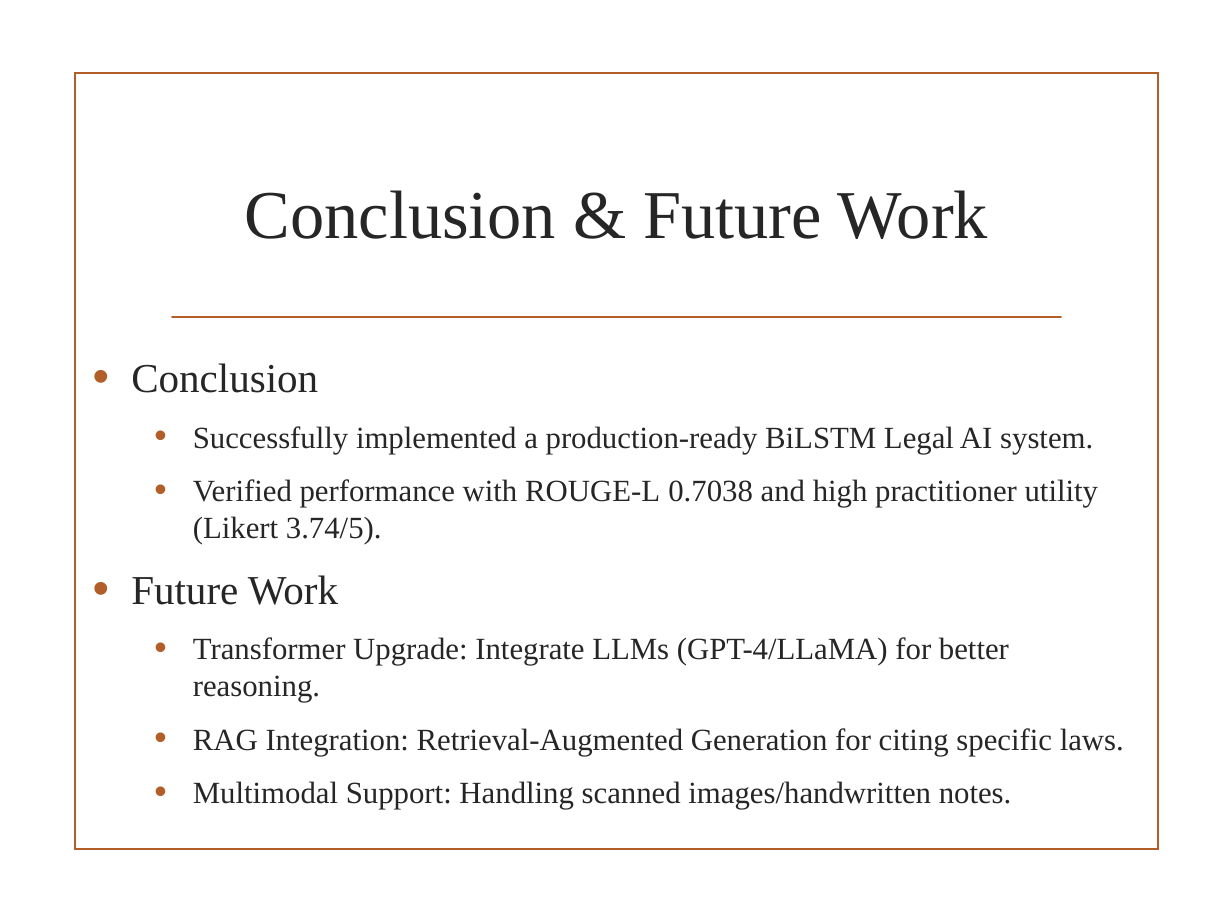
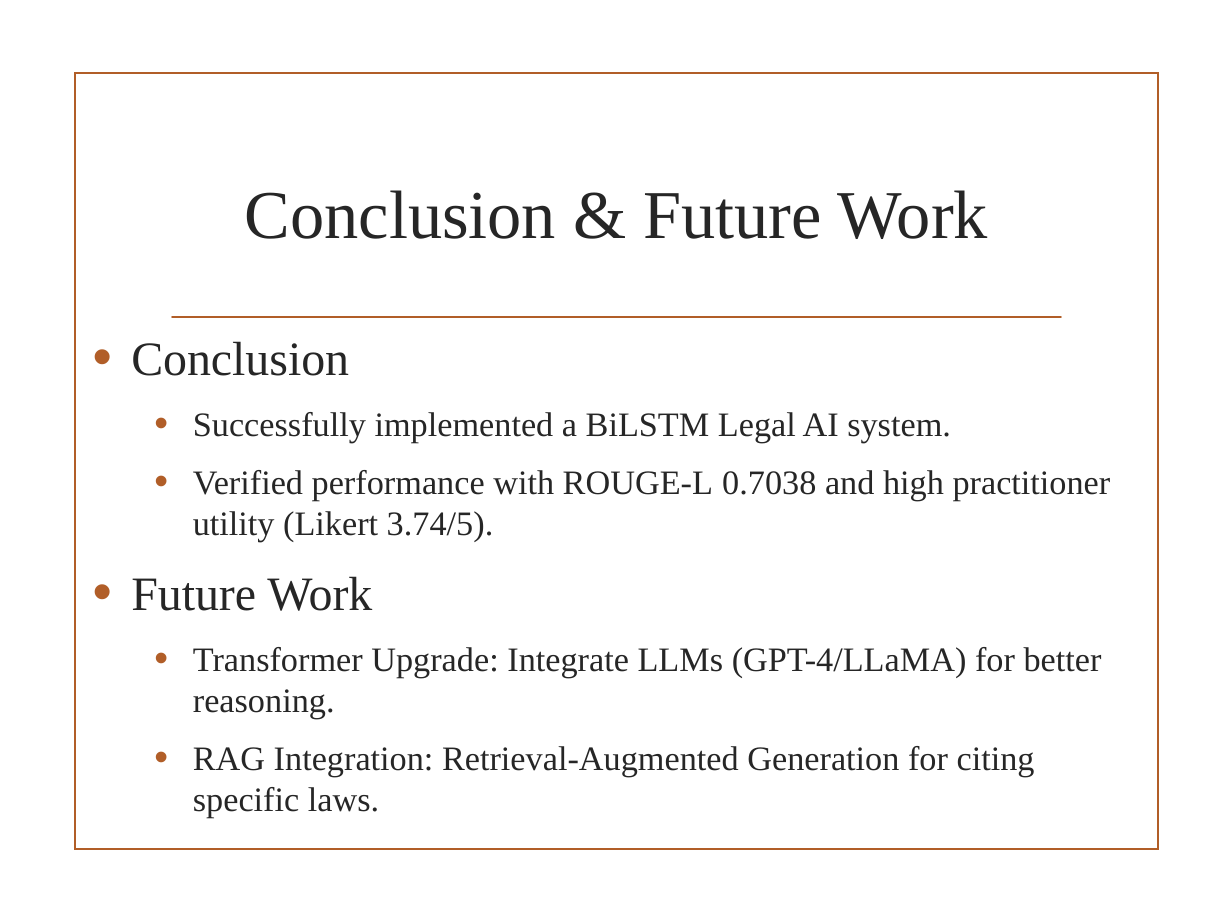
Before and after one commit to VedantKale106/B.Tech-Project-Files, a slide deck: slide 20 of PPT Review 1.pptx (slide 17 before the commit). Drawn at 1232x924 pixels with LibreOffice and Linux fonts; fonts in the diff are those of the drawing; background and template pictures are left out. Boxes give left, top, right and bottom in pixels: in the first picture for what was removed or moved away, otherwise in the second. Text is boxed around its words. In the diff, an @@ line names an element or a change of style, - is before the commit and + after.

```diff
--- a/PPT Review 1.pptx
+++ b/PPT Review 1.pptx
@@ text "Conclusion": place and size @@
-text "Conclusion" at bbox=[131, 363, 1124, 809]
+text "Conclusion" at bbox=[131, 341, 1111, 818]
@@ text at bbox=[131, 341, 1111, 818]: size 24 to 28 pt in "Conclusion", "Future Work"; size 18 to 20 pt in "Verified performance with ROUGE-L 0.7038 and high ...", "Transformer Upgrade: Integrate LLMs (GPT-4/LLaMA) for better ...", "RAG Integration: Retrieval-Augmented Generation for citing s ..." @@
@@ text at bbox=[193, 412, 951, 443]: text changed; size 18 to 20 pt @@
-  • Successfully implemented a production-ready BiLSTM Legal AI system.
+  • Successfully implemented a BiLSTM Legal AI system.
@@ text at bbox=[193, 781, 1012, 809]: paragraph removed @@
-  • Multimodal Support: Handling scanned images/handwritten notes.
```
Also in this commit, not shown: 5 other slides changed, 7 slides added, 2 slides removed.
